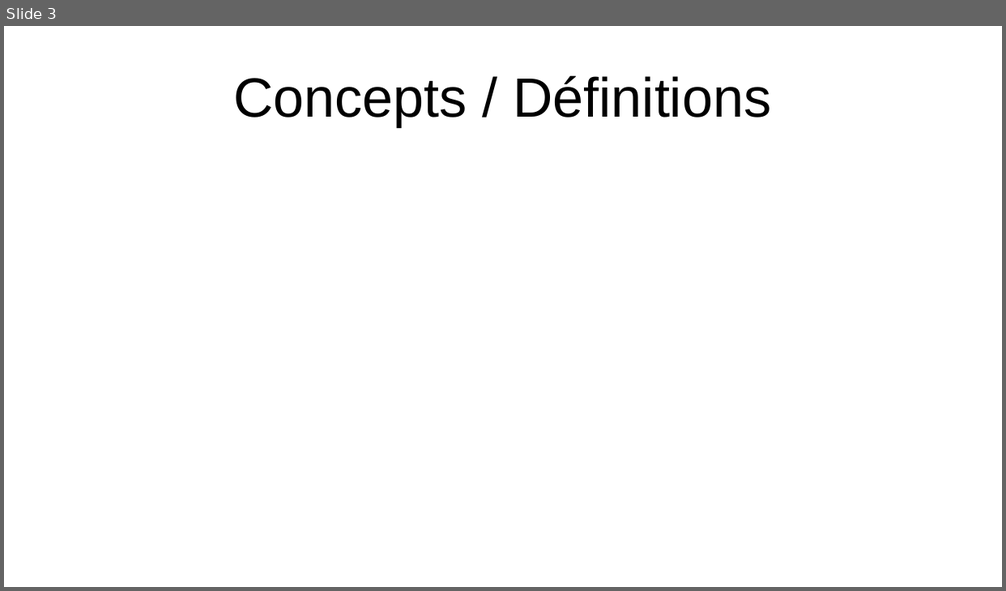
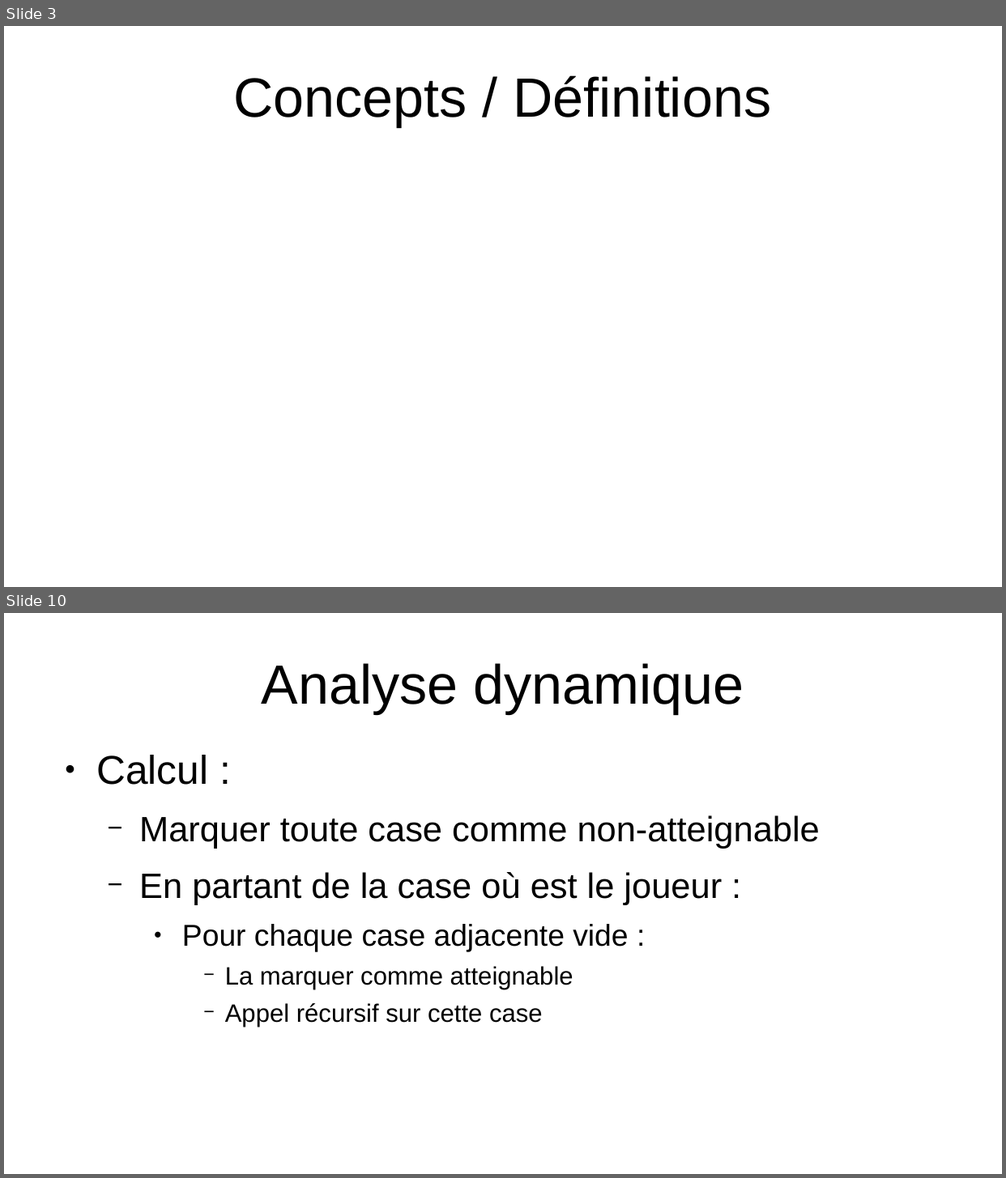
Before and after one commit to PoulpoGaz/sokoshell, a slide deck: documents/presentation.odp. Shown one above the other, each under a label of ours: slide 3 before the commit, slides 3 and 10 after it; the slides between them are not shown. The pictures are 1006x591 and 1006x1178 pixels, drawn with LibreOffice and Linux fonts; fonts in the diff are those of the drawing. Boxes give left, top, right and bottom in pixels: in the first picture for what was removed or moved away, otherwise in the second. Text is boxed around its words. In the diff, an @@ line names an element or a change of style, - is before the commit and + after.

Commit message:
Started to fill presentation (DFS/BFS, Analyse statique et dynamique)

```diff
--- a/documents/presentation.odp
+++ b/documents/presentation.odp
@@ slide 10 added at (4, 613, 1002, 1174), background #FFFFFF @@
@@ title added at (262, 663, 744, 714), 44 pt, text #000000 @@
+Analyse dynamique
@@ text added at (96, 755, 820, 1027), 28 pt, text #000000 @@
+● Calcul :
+  − Marquer toute case comme non-atteignable
+  − En partant de la case où est le joueur :
+    ● Pour chaque case adjacente vide :
+      − La marquer comme atteignable
+      − Appel récursif sur cette case
```
Also in this commit, not shown: 8 other slides added, 3 slides removed, 1 other file.
